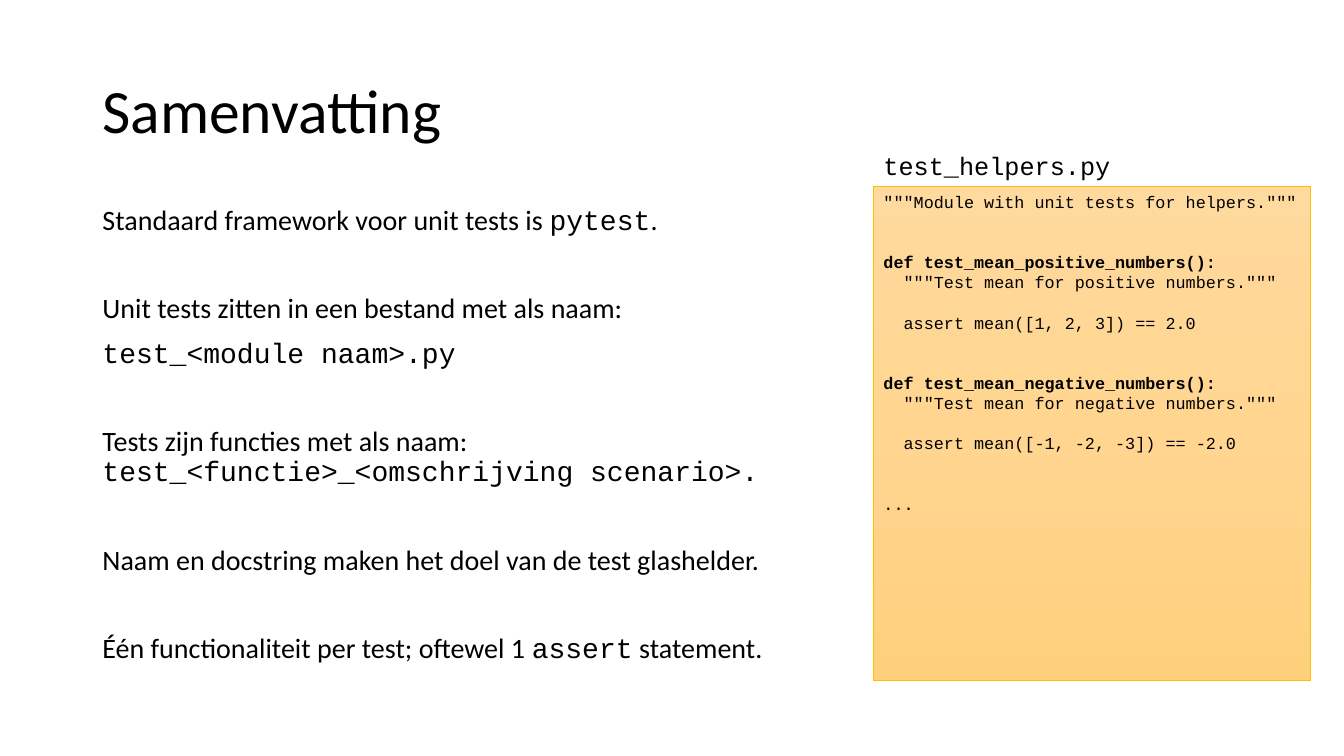
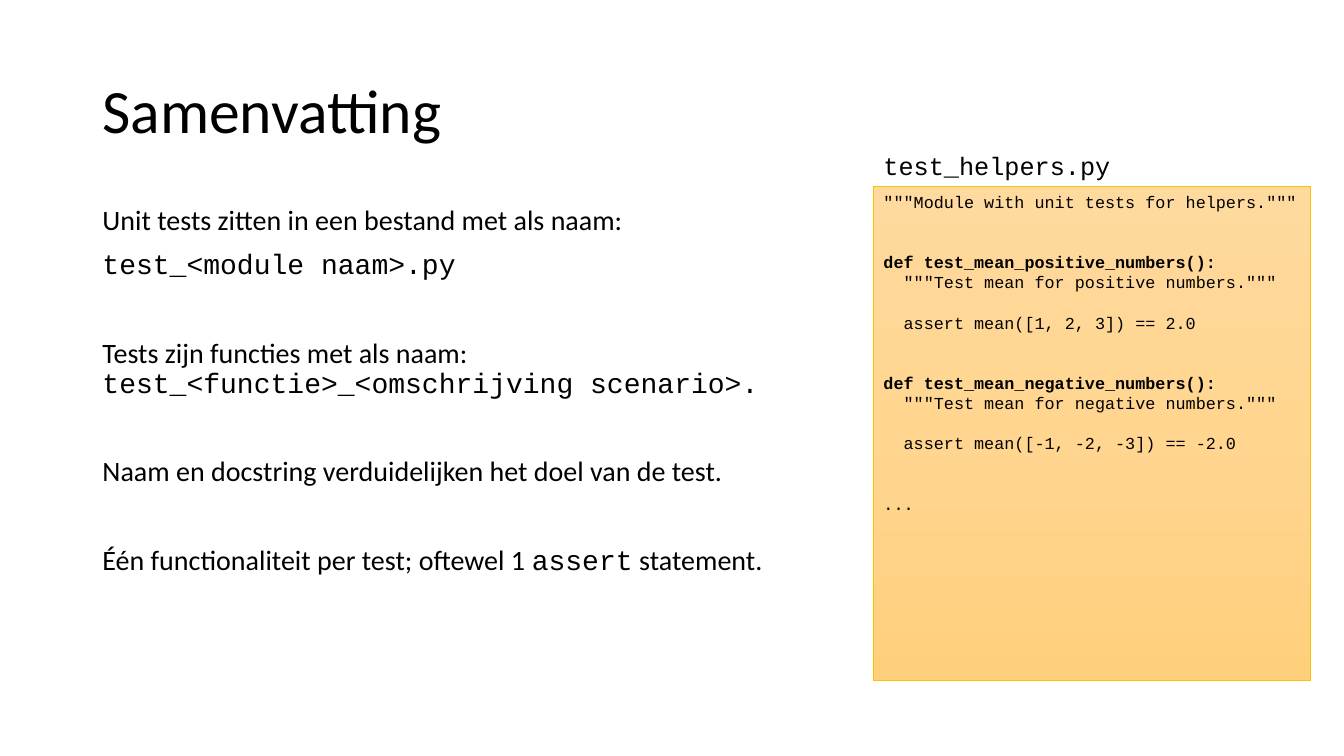
Before and after one commit to LFKoning/knowledge-sharing, a slide deck: slide 7 of unit_tests/kennissessie_unit_testing.pptx (slide 6 before the commit). Drawn at 1344x756 pixels with LibreOffice and Linux fonts; fonts in the diff are those of the drawing. Boxes give left, top, right and bottom in pixels: in the first picture for what was removed or moved away, otherwise in the second. Text is boxed around its words. In the diff, an @@ line names an element or a change of style, - is before the commit and + after.

```diff
--- a/unit_tests/kennissessie_unit_testing.pptx
+++ b/unit_tests/kennissessie_unit_testing.pptx
@@ text at box(102, 210, 658, 236): paragraph removed @@
-Standaard framework voor unit tests is pytest.
@@ text at box(102, 461, 722, 486): text changed @@
-Naam en docstring maken het doel van de test glashelder.
+Naam en docstring verduidelijken het doel van de test.
```
Also in this commit, not shown: 6 other slides changed, 2 slides added, 17 other files.
